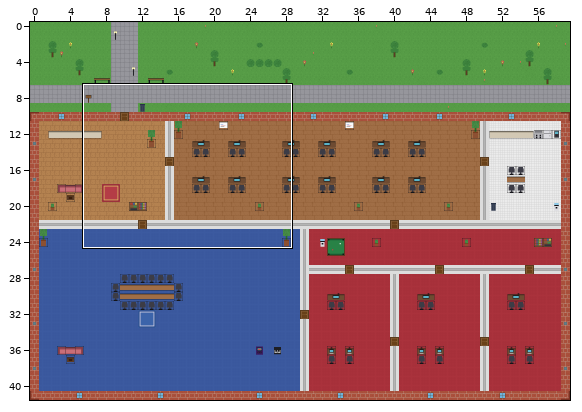
One commit to this Tiled map (JSON): client/public/maps/default.tmj. The first picture is a wide view before the edit; the outline marks the close-up.
Close-up. Old version:
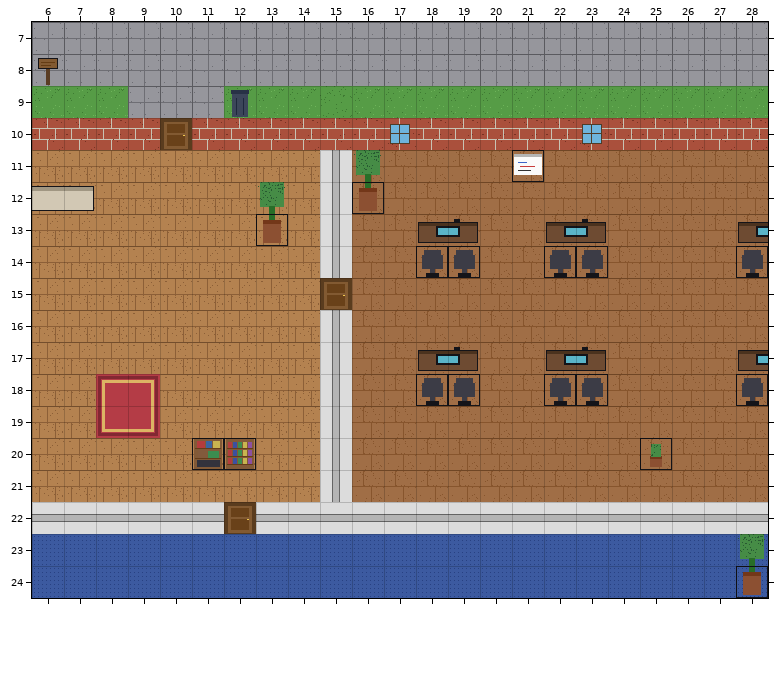
Cells are 32x32 px. Shown: x 6..28, y 7..24. The commit also changed other parts of the map, which this record leaves out.
And afterwards:
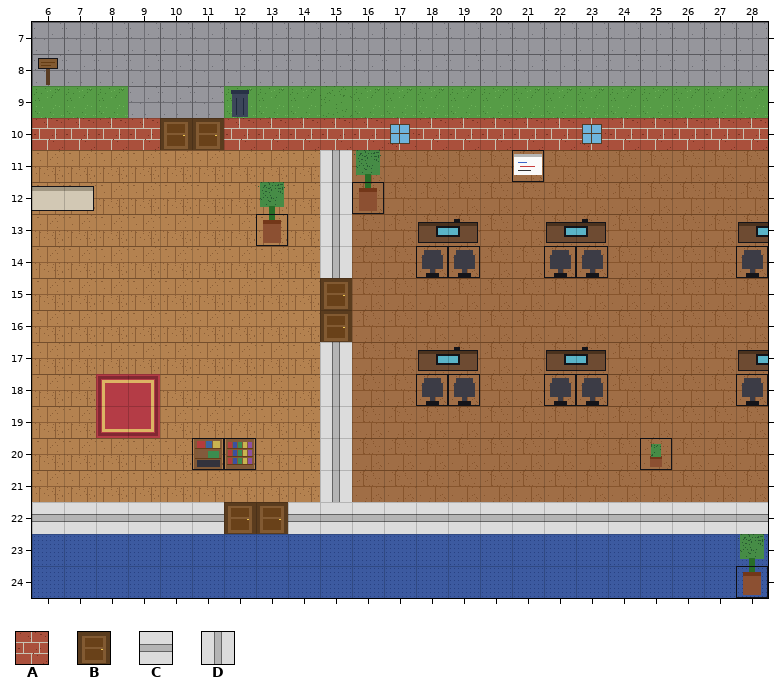
Key: from "basic": A 32, B 46, C 48, D 49.
_ is an empty cell.
Change:
{"where": "layer \"walls\""}
{"y":10,"x":11,"old":"A","new":"B"}
{"y":16,"x":15,"old":"D","new":"B"}
{"y":22,"x":13,"old":"C","new":"B"}
